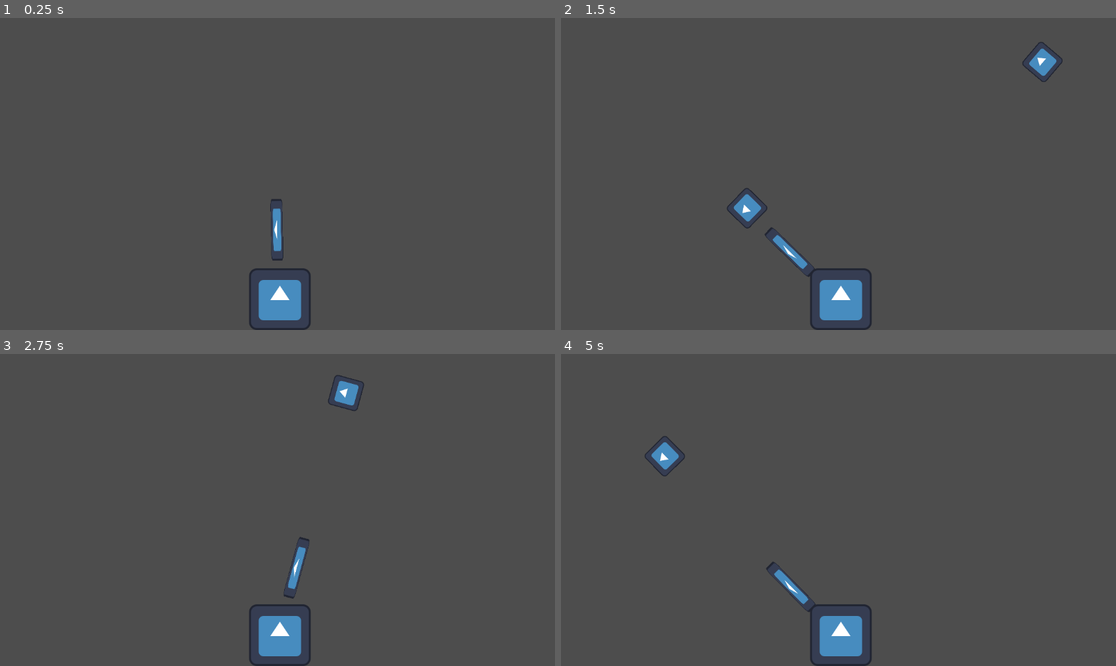
Above: before the commit, frames 1-4 (two rows, left to right).
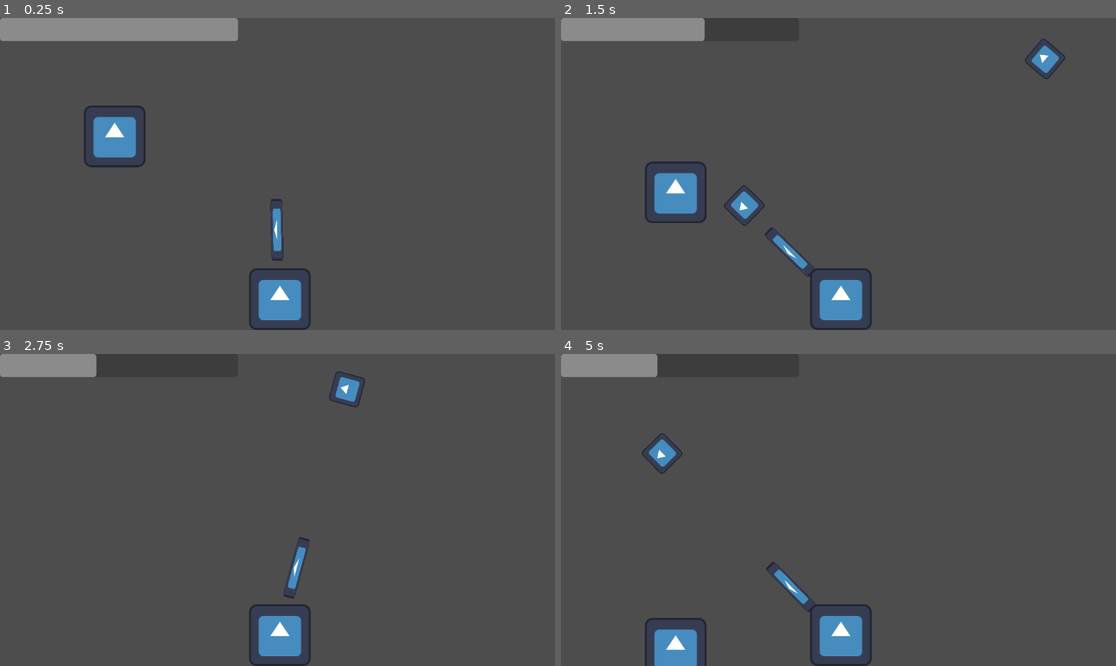
Above: after the commit, the same moments.

Repository: SpyderXN/Everything
Game: Godot game, scene res://Main/main.tscn
Two runs of this game, one before a commit and one after it. Both use one fixed random seed, a clock stepped at 60 frames per second and the inputs below. The engine's default icon, where the game draws it, is replaced by a stand-in: a white triangle on a blue panel in a dark square.
Inputs (mouse positions are in pixels of both pictures, inside the frame that each line leads up to):
- Up to frame 1 (0.25 s): no input
- Up to frame 2 (1.5 s): move the mouse to (960, 158) at 0.52 s; click (960, 158) at 0.6 s; move the mouse to (727, 189) at 1.27 s; click (727, 189) at 1.35 s
- Up to frame 3 (2.75 s): move the mouse to (333, 441) at 2.02 s; click (333, 441) at 2.1 s
- Up to frame 4 (5 s): move the mouse to (810, 572) at 2.77 s; click (810, 572) at 2.85 s; move the mouse to (1005, 556) at 3.52 s; click (1005, 556) at 3.6 s; move the mouse to (672, 463) at 4.27 s; click (672, 463) at 4.35 s

The runs differ from the first frame. In frame 1, 4.5% of the frame differs, in the area x 0-43%, y 0-48%; in frame 2, 3.6%; in frame 3, 1.5%; in frame 4, 2.6%.

Commit message:
Add energy, missiles, and collision handling
Introduce global energy management (Globals.gd) and an EnergyMeter UI with timed recharge. Convert Bullet and Missile to Area2D with collision shapes and area_entered handlers so bullets and missiles destroy each other. Add MissileSpawner to spawn missile PackedScenes and hook it into Main, and prevent Gun firing when energy is depleted while deducting energy on fire. Update project settings to autoload Globals and define physics layers/groups; apply minor Gun scene position tweak.

Diff:
--- a/Bullet/bullet.gd
+++ b/Bullet/bullet.gd
@@ -1,4 +1,4 @@
-extends Node2D
+extends Area2D
 
 var speed = 500
 
@@ -6,5 +6,11 @@
 	position += transform.x * speed * delta
 
 
+func _on_area_entered(area: Area2D) -> void:
+	if area.is_in_group("Missiles"):
+		print("Missile")
+		queue_free()
+
+
 func _on_visible_on_screen_notifier_2d_screen_exited() -> void:
 	queue_free()
--- a/Bullet/bullet.tscn
+++ b/Bullet/bullet.tscn
@@ -3,14 +3,24 @@
 [ext_resource type="Script" uid="uid://ded6myt7fnotq" path="res://Bullet/bullet.gd" id="1_2dao8"]
 [ext_resource type="Texture2D" uid="uid://ci2w1iioxvkyx" path="res://icon.svg" id="2_4qwpv"]
 
-[node name="Bullet" type="Node2D" unique_id=433082626]
+[sub_resource type="CircleShape2D" id="CircleShape2D_4qwpv"]
+radius = 36.05551
+
+[node name="Bullet" type="Area2D" unique_id=789474291 groups=["Bullet"]]
+collision_layer = 2
+collision_mask = 4
 script = ExtResource("1_2dao8")
 
 [node name="Sprite2D" type="Sprite2D" parent="." unique_id=1073425517]
 scale = Vector2(0.5, 0.5)
 texture = ExtResource("2_4qwpv")
 
+[node name="CollisionShape2D" type="CollisionShape2D" parent="." unique_id=1917020107]
+shape = SubResource("CircleShape2D_4qwpv")
+
 [node name="VisibleOnScreenNotifier2D" type="VisibleOnScreenNotifier2D" parent="." unique_id=1993461504]
 rect = Rect2(-132, -119, 264, 238)
 
+[connection signal="area_entered" from="." to="." method="_on_area_entered"]
+[connection signal="body_entered" from="." to="." method="_on_body_entered"]
 [connection signal="screen_exited" from="VisibleOnScreenNotifier2D" to="." method="_on_visible_on_screen_notifier_2d_screen_exited"]
--- /dev/null
+++ b/EnergyMeter/energy_meter.gd
@@ -0,0 +1,21 @@
+extends Control
+
+@onready var energy_meter: ProgressBar = $ProgressBar
+@onready var energytimer: Timer = $Energytimer
+
+func _ready() -> void:
+	energy_meter.value = Globals.energy_value
+
+func _process(_delta: float) -> void:
+	energy_meter.value = Globals.energy_value
+
+	# Start timer ONLY when energy hits 0 and timer is not already running
+	if Globals.energy_value == 0 and energytimer.is_stopped():
+		energytimer.start()
+
+func _on_energytimer_timeout() -> void:
+	Globals.gain_energy(10)
+
+	# Stop timer when fully charged
+	if Globals.energy_value >= Globals.max_energy:
+		energytimer.stop()
--- /dev/null
+++ b/EnergyMeter/energy_meter.tscn
@@ -0,0 +1,23 @@
+[gd_scene format=3 uid="uid://ctvt2jtsueil2"]
+
+[ext_resource type="Script" uid="uid://bbcjfsnmrufjk" path="res://EnergyMeter/energy_meter.gd" id="1_vtj52"]
+
+[node name="EnergyMeter" type="Control" unique_id=534291620]
+layout_mode = 3
+anchors_preset = 15
+anchor_right = 1.0
+anchor_bottom = 1.0
+grow_horizontal = 2
+grow_vertical = 2
+script = ExtResource("1_vtj52")
+
+[node name="ProgressBar" type="ProgressBar" parent="." unique_id=1588005607]
+layout_mode = 0
+offset_right = 494.0
+offset_bottom = 48.0
+show_percentage = false
+
+[node name="Energytimer" type="Timer" parent="." unique_id=1868632508]
+wait_time = 0.2
+
+[connection signal="timeout" from="Energytimer" to="." method="_on_energytimer_timeout"]
--- /dev/null
+++ b/Globals/globals.gd
@@ -0,0 +1,18 @@
+extends Node
+
+var energy_value = 100
+var max_energy = 100
+
+func energy_depletion(value):
+	if energy_value > 0:
+		energy_value -= value
+		if energy_value < 0:
+			energy_value = 0
+	print(energy_value)
+
+func gain_energy(value):
+	if energy_value < max_energy:
+		energy_value += value
+		if energy_value > max_energy:
+			energy_value = max_energy
+	print(energy_value)
--- a/Gun/gun.gd
+++ b/Gun/gun.gd
@@ -8,8 +8,10 @@
 
 	rotation_degrees = clamp(rotation_degrees, -180, 0)
 
-	if Input.is_action_just_pressed("Fire"):
+	if Input.is_action_just_pressed("Fire") and Globals.energy_value > 0:
 		var bullet_scene = BULLET.instantiate()
 		get_tree().root.add_child(bullet_scene)
 		bullet_scene.global_position = muzzle.global_position
 		bullet_scene.rotation = rotation
+
+		Globals.energy_depletion(20)
--- a/Gun/gun.tscn
+++ b/Gun/gun.tscn
@@ -12,4 +12,4 @@
 texture = ExtResource("1_n3g7m")
 
 [node name="Marker2D" type="Marker2D" parent="." unique_id=1752313673]
-position = Vector2(213, 0)
+position = Vector2(221, 8.415209e-07)
--- a/Main/main.tscn
+++ b/Main/main.tscn
@@ -1,8 +1,19 @@
 [gd_scene format=3 uid="uid://cw7gmknqp0s4u"]
 
 [ext_resource type="PackedScene" uid="uid://cjm8kwy8lq4hl" path="res://Turret/turret.tscn" id="1_yh5la"]
+[ext_resource type="PackedScene" uid="uid://ebp10j03e1p0" path="res://Missiles/missiles.tscn" id="2_2w1kt"]
+[ext_resource type="PackedScene" uid="uid://bbbjrq6sac2rj" path="res://MissileSpawner/misslespawner.tscn" id="2_qvhan"]
+[ext_resource type="PackedScene" uid="uid://ctvt2jtsueil2" path="res://EnergyMeter/energy_meter.tscn" id="4_eunhr"]
 
 [node name="Main" type="Node2D" unique_id=440118228]
 
+[node name="Misslespawner" parent="." unique_id=602751251 instance=ExtResource("2_qvhan")]
+position = Vector2(238, 129)
+missiles = Array[PackedScene]([ExtResource("2_2w1kt")])
+
 [node name="Turret" parent="." unique_id=547628795 instance=ExtResource("1_yh5la")]
 position = Vector2(581, 584)
+
+[node name="UI" type="CanvasLayer" parent="." unique_id=474741474]
+
+[node name="EnergyMeter" parent="UI" unique_id=534291620 instance=ExtResource("4_eunhr")]
--- /dev/null
+++ b/MissileSpawner/misslespawner.gd
@@ -0,0 +1,20 @@
+extends Node2D
+
+@export var missiles: Array[PackedScene]
+@onready var missiles_child: Node2D = $Missiles
+@onready var spawntimer: Timer = $Spawntimer
+var can_spawn = true
+
+
+func _process(_delta: float) -> void:
+	if can_spawn and missiles.size() > 0:
+		can_spawn = false
+		spawntimer.start()
+		var missile_scene = missiles[randi() % missiles.size()].instantiate()
+		missiles_child.add_child(missile_scene)
+		missile_scene.global_position = position
+		missile_scene.rotation = rotation
+
+
+func _on_spawntimer_timeout() -> void:
+	can_spawn = true
--- /dev/null
+++ b/MissileSpawner/misslespawner.tscn
@@ -0,0 +1,12 @@
+[gd_scene format=3 uid="uid://bbbjrq6sac2rj"]
+
+[ext_resource type="Script" uid="uid://cpwlca0nqksv4" path="res://MissileSpawner/misslespawner.gd" id="1_mrmcu"]
+
+[node name="Misslespawner" type="Node2D" unique_id=602751251]
+script = ExtResource("1_mrmcu")
+
+[node name="Spawntimer" type="Timer" parent="." unique_id=1674418837]
+
+[node name="Missiles" type="Node2D" parent="." unique_id=541686141]
+
+[connection signal="timeout" from="Spawntimer" to="." method="_on_spawntimer_timeout"]
--- /dev/null
+++ b/Missiles/missiles.gd
@@ -0,0 +1,12 @@
+extends Area2D
+
+var speed = 500
+
+func _process(delta: float) -> void:
+	position += transform.y * speed * delta
+
+
+func _on_area_entered(area: Area2D) -> void:
+	if area.is_in_group("Bullet"):
+		print("Bullet")
+		queue_free()
--- /dev/null
+++ b/Missiles/missiles.tscn
@@ -0,0 +1,20 @@
+[gd_scene format=3 uid="uid://ebp10j03e1p0"]
+
+[ext_resource type="Script" uid="uid://cbyy7nw1s55ay" path="res://Missiles/missiles.gd" id="1_41vea"]
+[ext_resource type="Texture2D" uid="uid://ci2w1iioxvkyx" path="res://icon.svg" id="1_se86t"]
+
+[sub_resource type="RectangleShape2D" id="RectangleShape2D_41vea"]
+size = Vector2(126, 134)
+
+[node name="Missiles" type="Area2D" unique_id=2007906376 groups=["Missiles"]]
+collision_layer = 4
+collision_mask = 2
+script = ExtResource("1_41vea")
+
+[node name="Sprite2D" type="Sprite2D" parent="." unique_id=776116487]
+texture = ExtResource("1_se86t")
+
+[node name="CollisionShape2D" type="CollisionShape2D" parent="." unique_id=1520171246]
+shape = SubResource("RectangleShape2D_41vea")
+
+[connection signal="area_entered" from="." to="." method="_on_area_entered"]
--- a/project.godot
+++ b/project.godot
@@ -15,6 +15,15 @@
 config/features=PackedStringArray("4.6", "Forward Plus")
 config/icon="res://icon.svg"
 
+[autoload]
+
+Globals="*uid://cvy7cq226vkr"
+
+[global_group]
+
+Bullet=""
+Missiles=""
+
 [input]
 
 Fire={
@@ -23,6 +32,12 @@
 ]
 }
 
+[layer_names]
+
+2d_physics/layer_1="Turret"
+2d_physics/layer_2="Bullet"
+2d_physics/layer_3="Missile"
+
 [physics]
 
 3d/physics_engine="Jolt Physics"
Not shown, added: EnergyMeter/energy_meter.gd.uid
Not shown, added: Globals/globals.gd.uid
Not shown, added: MissileSpawner/misslespawner.gd.uid
Not shown, added: Missiles/missiles.gd.uid
